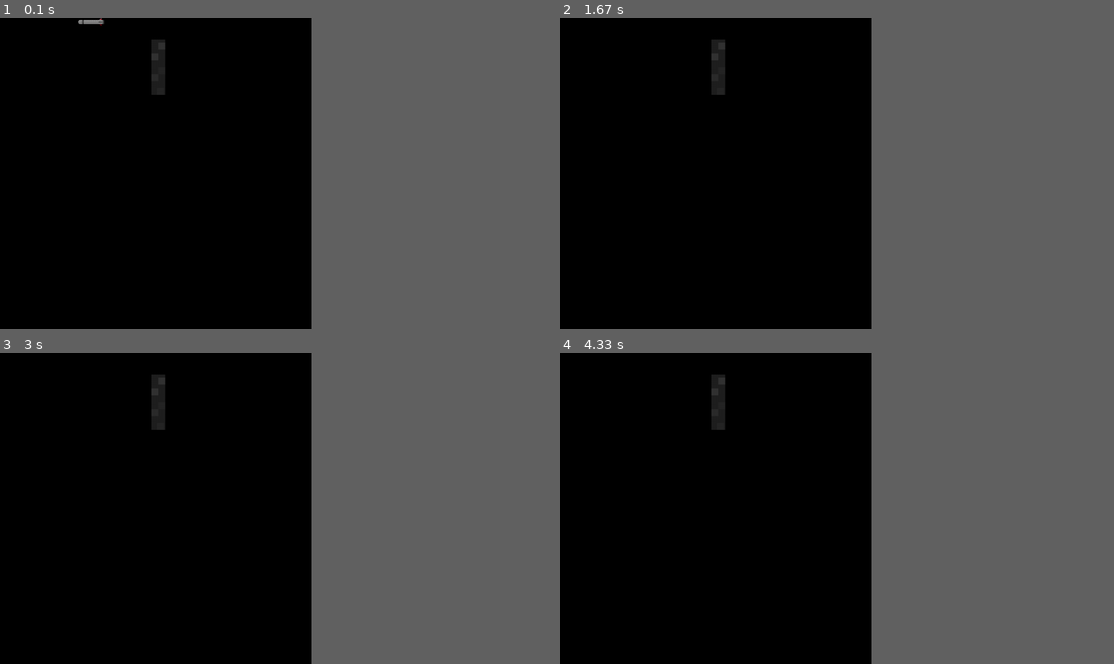
Above: before the commit, frames 1-4 (two rows, left to right).
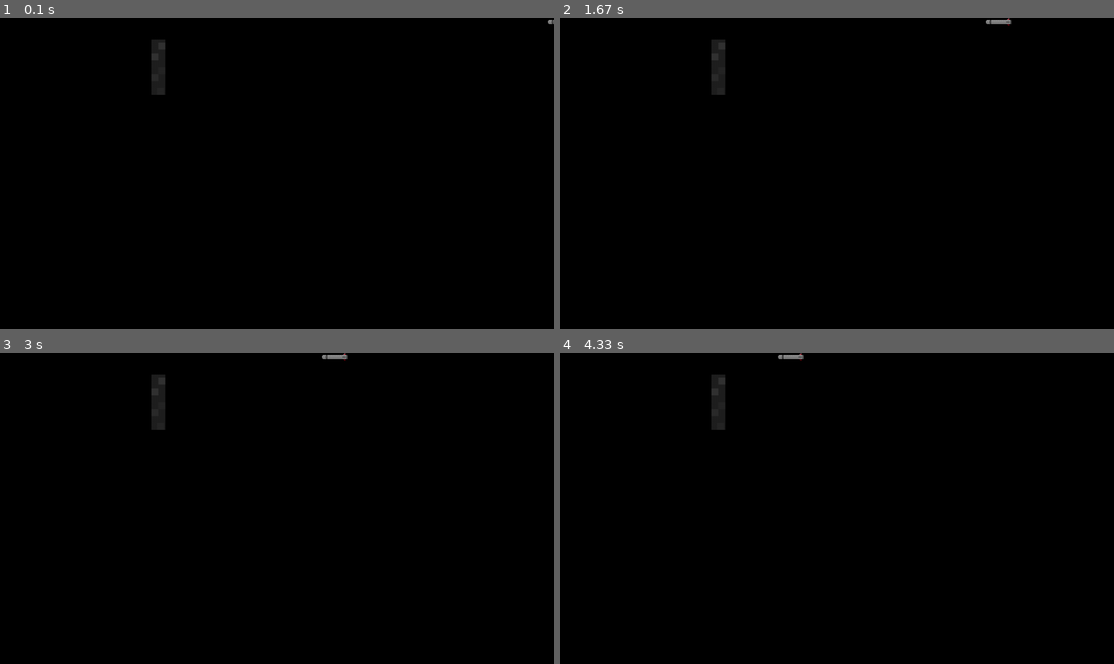
Above: after the commit, the same moments.

Repository: adrianlam15/pygame-assignment
Game: pygame game, started from main.py
Same seed, same stepped clock (60 frames per second), same inputs: the game is played once before the commit and once after it.
Inputs:
- Up to frame 1 (0.1 s): no input
- Up to frame 2 (1.67 s): no input
- Up to frame 3 (3 s): no input
- Up to frame 4 (4.33 s): no input
In our replay, the window is 506x506 before the commit and 900x506 after it. These sizes can differ from the game's own. Grey fills any space a smaller window leaves; there, only what the larger window draws over its background counts as a difference.

The runs differ from the first frame. In frame 1, less than 0.1% of the frame differs, in the area x 14-100%, y 0-3%; in frame 2, less than 0.1%; in frame 3, less than 0.1%; in frame 4, less than 0.1%.

Commit message:
updated info of barrier, missile programs

Diff:
--- a/barrier.py
+++ b/barrier.py
@@ -1,3 +1,21 @@
+# Lam, Adrian (705929)
+# ICS4U: Pygame Sprites (Part 1) - Barrier Class
+# 2022-05-09
+#
+# Program contains required libraries and modules to define the barrier class for
+# main game program. Attributes include main game class, x-position, y-positon and
+# inherited attributes from the pygame Sprite class. Since Barrier class contains a specific
+# sound on hit when in contact with missile, the sound attributes of Barrier class only plays
+# when update() is called. The update() uses the default argument 'damage=0' to assume that
+# damage is equal to 0 when not specified. Program also initializes images and stores in the 'images'
+# attribute of Barrier class. An image(s) are then placed on a surface with the image dimensions,
+# then the get_rect() function is then used to specify where the barrier would like to be placed in
+# main program.
+#
+# EDIT: game, x, and y arguments were added so inherit attributes from main game class for future
+# use. x, and y arguments were added to specify where the barrier would like to be placed in the future
+# in the main game program.
+
 # imports and inits
 import pygame, os
 
@@ -36,13 +54,13 @@
                 (self.images[1].get_width(), self.images[1].get_height())
             )
             self.surface.blit(self.images[1], (0, 0))
-            """self.sound = pygame.mixer.Sound("hit.ogg").play()  # play sound"""
+            self.sound = pygame.mixer.Sound("hit.ogg").play()  # play sound
         elif self.damage == 2:
             self.surface = pygame.Surface(
                 (self.images[2].get_width(), self.images[2].get_height())
             )
             self.surface.blit(self.images[2], (0, 0))
-            """self.sound = pygame.mixer.Sound("hit.ogg").play()  # play sound"""
+            self.sound = pygame.mixer.Sound("hit.ogg").play()  # play sound
         self.rect = self.surface.get_rect(
             topleft=(self.x, self.y)
         )  # get rect of surface
--- a/main.py
+++ b/main.py
@@ -10,13 +10,13 @@
 
     # constructor for game class
     def __init__(self):
-        self.SCREEN_WIDTH, self.SCREEN_WIDTH = (
+        self.SCREEN_WIDTH, self.SCREEN_HEIGHT = (
             1280,
             720,
         )  # screen width and screen height
         self.running = True  # game state
         self.SCREEN = pygame.display.set_mode(
-            (self.SCREEN_WIDTH, self.SCREEN_WIDTH)
+            (self.SCREEN_WIDTH, self.SCREEN_HEIGHT)
         )  # initialize window
         self.CAPTION = pygame.display.set_caption(
             "Hello There!"
@@ -51,7 +51,9 @@
     # load asset function of game
     def load_assets(self):
         self.asset_dir = os.path.join("assets")
-        self.missile = Missile(self, 200, 0, 4)  # missile arguments (game, x, y, speed)
+        self.missile = Missile(
+            self, 1280, 0, 3
+        )  # missile arguments (game, x, y, speed)
         self.barrier = Barrier(self, 350, 50)  # barrier arguments (game, x, y)
 
     # render function of game
--- a/missile.py
+++ b/missile.py
@@ -1,3 +1,19 @@
+# Lam, Adrian (705929)
+# ICS4U: Pygame Sprites (Part 1) - Missile Class
+# 2022-05-09
+#
+# Program contains required libraries and modules to define the barrier class for main game
+# program. Attributes include main game class, x-position, y-positon, speed of missile and
+# inherited attributes from the pygame Sprite class. An image is then placed on a surface with
+# the image dimensions, then the get_rect() function is then used to specify where the barrier
+# would like to be placed in main program. Class Missile also contains an update() method to update
+# the movement/position of the blitted image on the main surface/screen.
+#
+# EDIT: game, x, and y arguments were added so inherit attributes from main game class for future
+# use. x, and y arguments were added to specify where the barrier would like to be placed in the future
+# in the main game program.
+
+
 # imports and inits
 import pygame, os
 
@@ -25,7 +41,7 @@
         )  # get rect coords of surface
 
         pygame.mixer.init()  # initialize music in pygame
-        """self.sound = pygame.mixer.Sound("launch.ogg").play()  # play music"""
+        self.sound = pygame.mixer.Sound("launch.ogg").play()  # play music
 
     # update function for speed
     def update(self):
